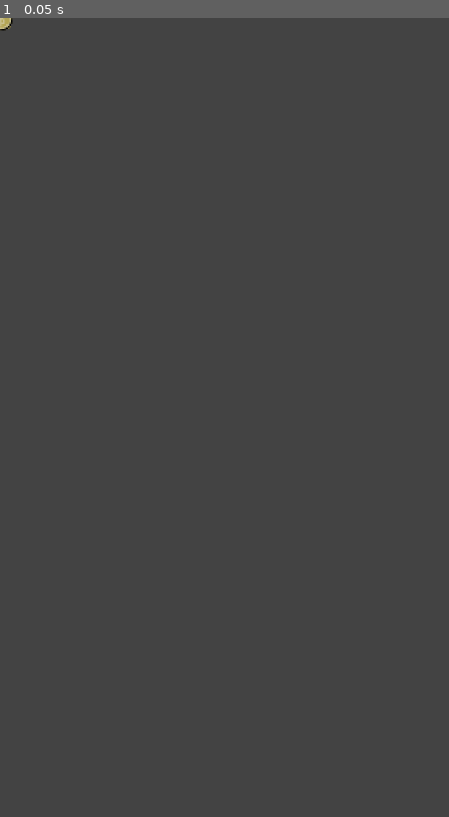
Above: before the commit, frame 1.
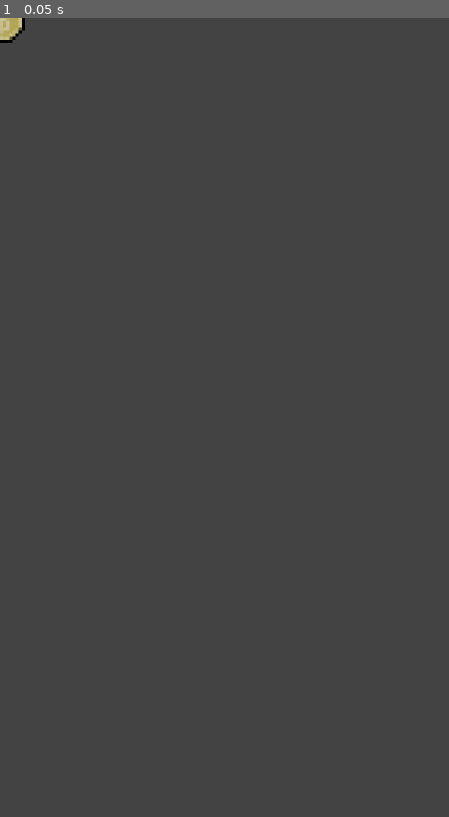
Above: after the commit, the same moment.

Repository: AdrienPiechocki/LudumDareAvril2025
Game: Godot game, scene res://Prefabs/Coin.tscn
Two runs of this game, one before a commit and one after it. Both use one fixed random seed, a clock stepped at 60 frames per second and the inputs below. This scene is started directly instead of the project's main scene.
Inputs:
- Up to frame 1 (0.05 s): no input

The runs differ from the first frame. In frame 1, 0.1% of the frame differs, in the area x 0-6%, y 0-4%.

Commit message:
Coin fix

Diff:
--- a/Prefabs/Coin.tscn
+++ b/Prefabs/Coin.tscn
@@ -1,9 +1,8 @@
 [gd_scene load_steps=2 format=3 uid="uid://c42lalo5yvoic"]
 
-[ext_resource type="Texture2D" uid="uid://dykldoqq8xuim" path="res://Sprites/Coin.png" id="1_bqgpa"]
+[ext_resource type="Texture2D" uid="uid://5uyarsp60e52" path="res://Sprites/coin.png" id="1_bqgpa"]
 
 [node name="Coin" type="Node2D"]
-scale = Vector2(0.5, 0.5)
 
 [node name="Sprite2D" type="Sprite2D" parent="."]
 texture = ExtResource("1_bqgpa")
Binary file removed: Sprites/Coin.png
Binary file added: Sprites/coin.png
Not shown, changed: Sprites/coin.png.import
